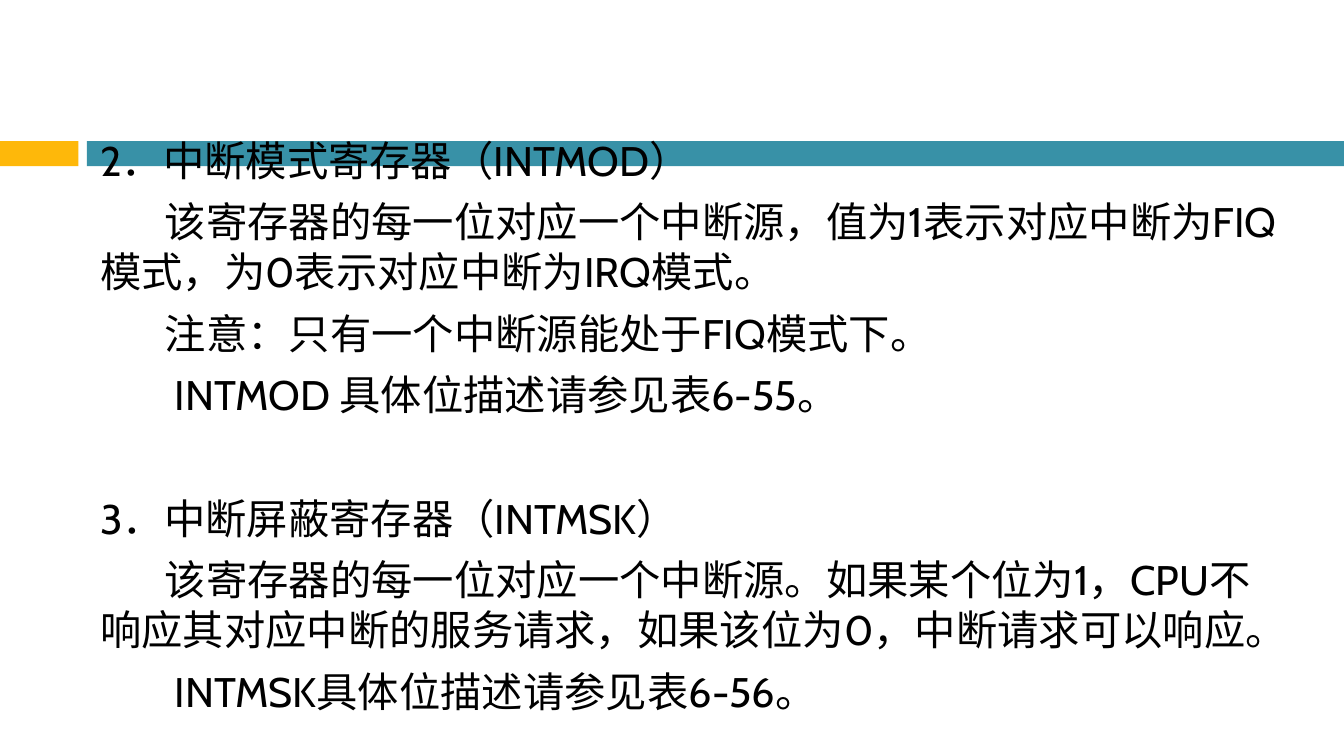
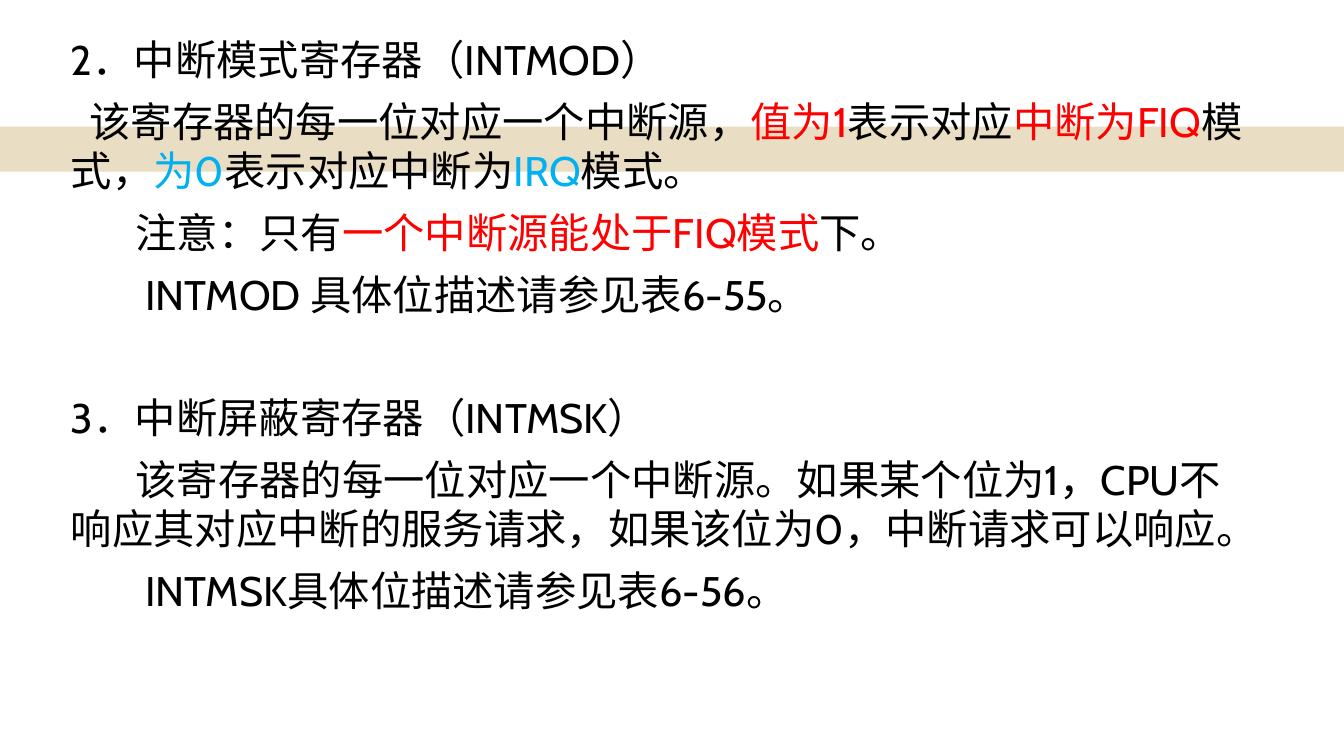
Before and after one commit to Chencao0928/ARM, a slide deck: slide 101 of 第6章 基于S3C2410的硬件结构与接口编程/第6章 基于S3C2410的硬件结构与接口编程.pptx. Drawn at 1344x756 pixels with LibreOffice and Linux fonts; fonts in the diff are those of the drawing; background and template pictures are left out. Boxes give left, top, right and bottom in pixels: in the first picture for what was removed or moved away, otherwise in the second. Text is boxed around its words. In the diff, an @@ line names an element or a change of style, - is before the commit and + after.

```diff
--- a/第6章 基于S3C2410的硬件结构与接口编程/第6章 基于S3C2410的硬件结构与接口编程.pptx
+++ b/第6章 基于S3C2410的硬件结构与接口编程/第6章 基于S3C2410的硬件结构与接口编程.pptx
@@ text "2．中断模式寄存器（INTMOD）": place and size @@
-text "2．中断模式寄存器（INTMOD）" at (100, 141, 1287, 711)
+text "2．中断模式寄存器（INTMOD）" at (71, 41, 1258, 610)
@@ text at (71, 95, 1242, 252): text colour #000000 to #FF0000 in "该寄存器的每一位对应一个中断源，值为1表示对应中断为FIQ模式，为0表示对应中断为IRQ模式。", "注意：只有一个中断源能处于FIQ模式下。"; text colour #000000 to #00B0F0 in "该寄存器的每一位对应一个中断源，值为1表示对应中断为FIQ模式，为0表示对应中断为IRQ模式。" @@
@@ rectangle added at (0, 127, 1344, 172), fill #E9DDC3 @@
```
Also in this commit, not shown: 40 other slides changed, 1 slide added, 1 slide removed.
